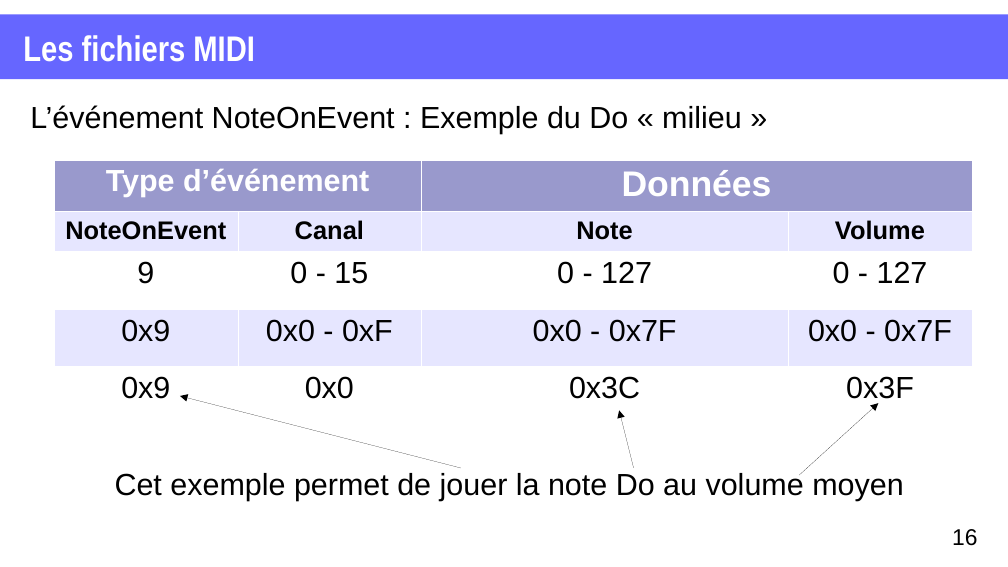
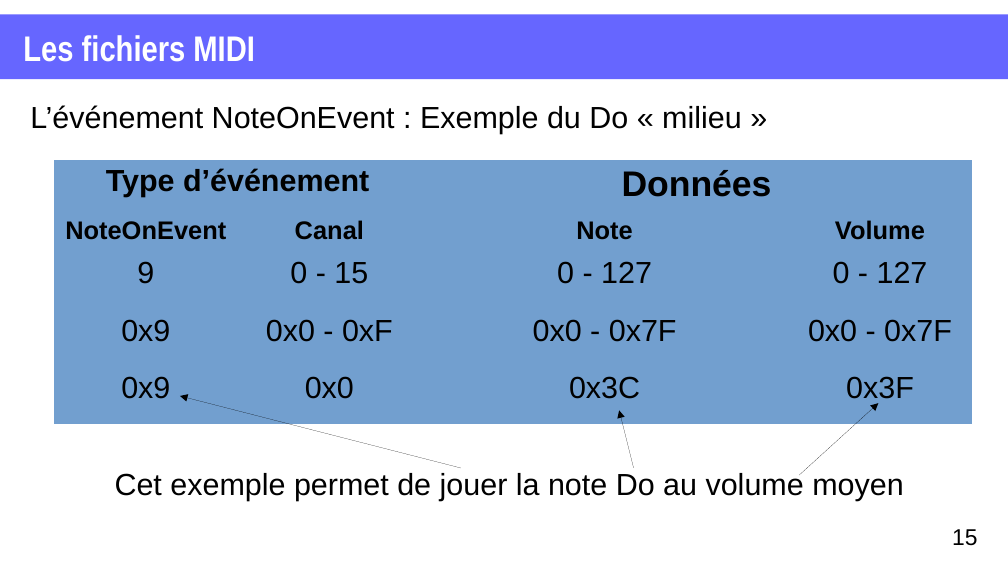
Before and after one commit to XgLsuLzRMy/Composition-Musicale-par-Reseau-de-Neurones, a slide deck: slide 15 of projet.odp (slide 16 before the commit). Drawn at 1008x567 pixels with LibreOffice and Linux fonts; fonts in the diff are those of the drawing. Boxes give left, top, right and bottom in pixels: in the first picture for what was removed or moved away, otherwise in the second. Text is boxed around its words. In the diff, an @@ line names an element or a change of style, - is before the commit and + after.

```diff
--- a/projet.odp
+++ b/projet.odp
@@ table at <box>54,160,972,422</box> @@
@@ fill #9999CC to #729FCF in 2 cells @@
@@ fill #E6E6FF to #729FCF in 8 cells @@
@@ fill #FFFFFF to #729FCF in 8 cells @@
@@ text colour #FFFFFF to #000000 in "Type d’événement", "Données" @@
@@ borders changed @@
@@ page number at <box>952,529,977,546</box>: text changed @@
-16
+15
```
Also in this commit, not shown: 8 other slides changed, 1 slide added, 2 slides removed.
